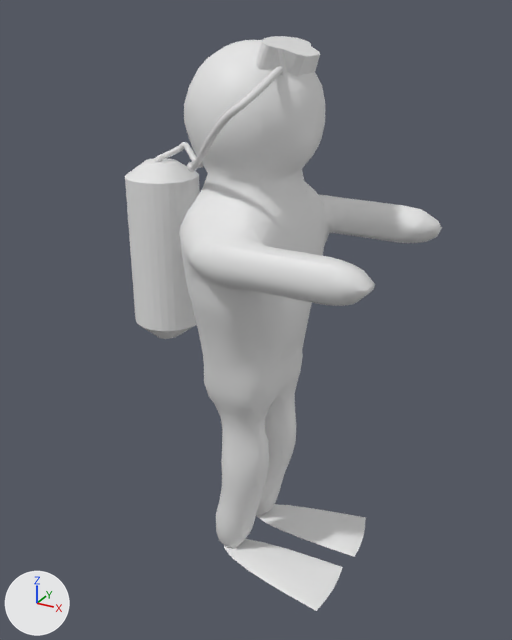
A saved change to the Blender file blender/Diver 2.blend.
Both versions are drawn from a camera (50 mm lens) standing at (8.64, -15.64, 6.3) and looking at (0.12, -0.16, -1.44). The lights are fixed; the arrows at lower left show +X, +Y and +Z.
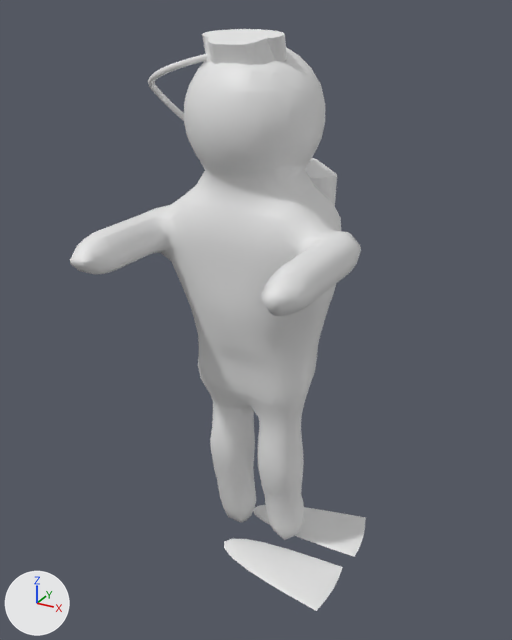
Commit message: Simpler Diver Model

Location of each change, [x1, y1, x2, y2] in pixels of the pictures (512 x 640 px):
'Mball.009', turned: before [179, 40, 442, 548]; after [70, 47, 361, 540]
'Cylinder', turned, moved: before [125, 158, 200, 339]; after [305, 158, 337, 206]
'Cylinder.001', turned, moved: before [256, 36, 320, 77]; after [202, 29, 287, 65]
'BezierCurve.001', turned, moved: before [154, 66, 284, 172]; after [148, 54, 208, 121]

Diff of the bpy script that builds the scene:
```diff
--- a/blender/Diver 2.blend.py
+++ b/blender/Diver 2.blend.py
@@ ob_mball_009 @@
 ob_mball_009.location = (0.0, 0.0, 0.0)
+ob_mball_009.rotation_euler = (0.0, 0.0, -1.571)  # degrees (0, 0, -90)
 ob_mball_009.scale = (0.658, 1.0, 1.0)
@@ ob_cylinder @@
 ob_cylinder = bpy.data.objects.new('Cylinder', me_cylinder)
-ob_cylinder.location = (-2.872, 0.0, 0.0)
+ob_cylinder.parent = ob_mball_009
+ob_cylinder.matrix_parent_inverse = Matrix(((0.0, 0.0, -1.519, 0.0), (0.0, 1.0, 0.0, 0.0), (1.0, 0.0, 0.0, 0.0), (0.0, 0.0, 0.0, 1.0)))
+ob_cylinder.location = (-0.148, 0.0, 2.613)
+ob_cylinder.rotation_euler = (0.0, 1.474, 0.0)  # degrees (0, 84, 0)
 ob_cylinder.scale = (1.0, 1.0, 2.54)
@@ ob_beziercurve_001 @@
 ob_beziercurve_001 = bpy.data.objects.new('BezierCurve.001', cu_beziercurve_001)
-ob_beziercurve_001.location = (-2.931, -0.0418, 2.538)
+ob_beziercurve_001.parent = ob_mball_009
+ob_beziercurve_001.matrix_parent_inverse = Matrix(((0.0, 0.0, -1.519, 0.0), (0.0, 1.0, 0.0, 0.0), (1.0, 0.0, 0.0, 0.0), (0.0, 0.0, 0.0, 1.0)))
+ob_beziercurve_001.location = (2.373, -0.0418, 2.916)
+ob_beziercurve_001.rotation_euler = (0.0, 1.474, 0.0)  # degrees (0, 84, 0)
@@ ob_cylinder_001 @@
 ob_cylinder_001 = bpy.data.objects.new('Cylinder.001', me_cylinder_001)
-ob_cylinder_001.location = (0.769, 0.0, 5.331)
-ob_cylinder_001.rotation_euler = (0.0, 0.37, 0.0)  # degrees (0, 21, 0)
+ob_cylinder_001.parent = ob_mball_009
+ob_cylinder_001.matrix_parent_inverse = Matrix(((0.0, 0.0, -1.519, 0.0), (0.0, 1.0, 0.0, 0.0), (1.0, 0.0, 0.0, 0.0), (0.0, 0.0, 0.0, 1.0)))
+ob_cylinder_001.location = (5.509, 0.0, -0.498)
+ob_cylinder_001.rotation_euler = (0.0, 1.845, 0.0)  # degrees (0, 106, 0)
 ob_cylinder_001.scale = (0.364, 1.06, 0.27)
```
